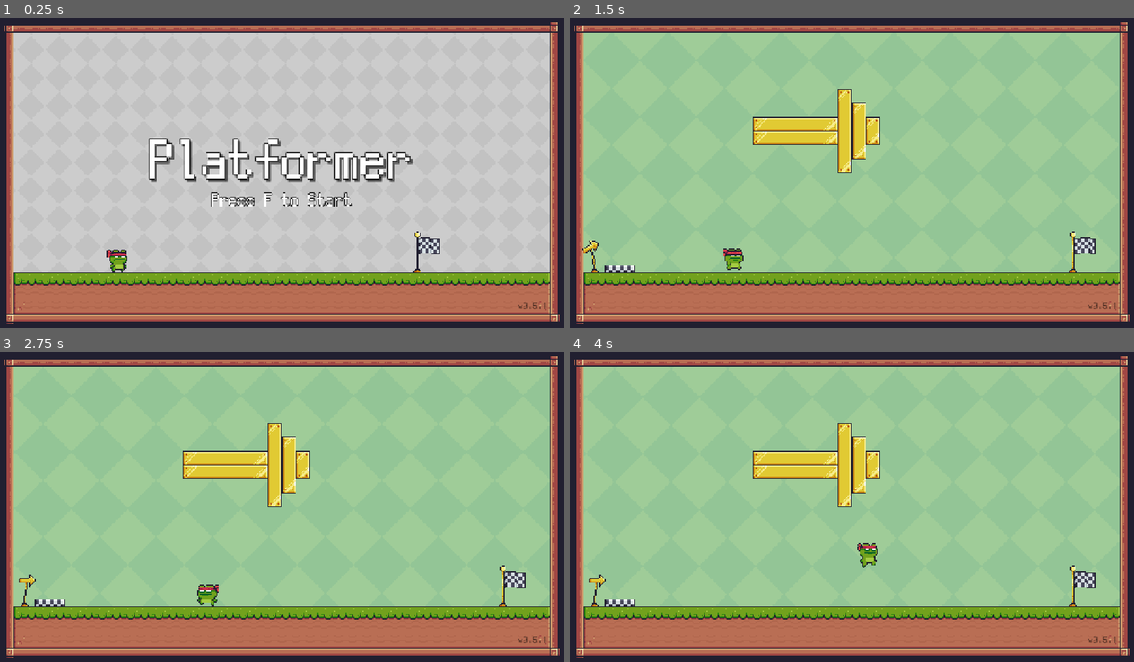
Above: before the commit, frames 1-4 (two rows, left to right).
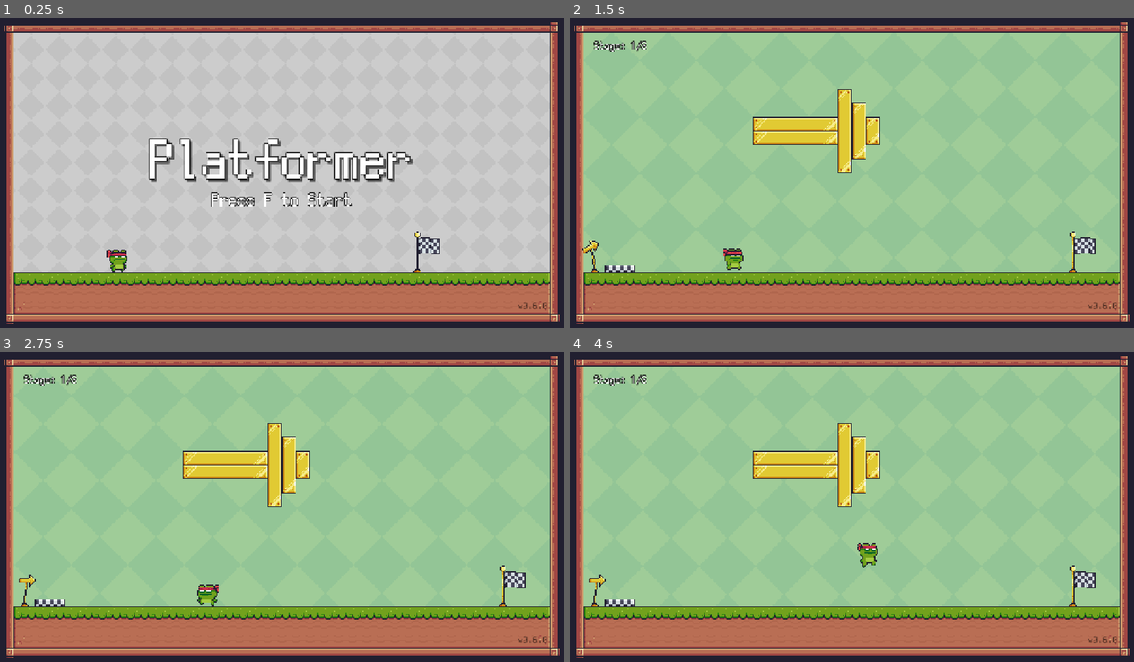
Above: after the commit, the same moments.

Repository: joshuafolkken/godot-2d-platformer
Game: Godot game, scene res://scenes/main.tscn
Same seed, same stepped clock (60 frames per second), same inputs: the game is played once before the commit and once after it.
Inputs:
- Up to frame 1 (0.25 s): no input
- Up to frame 2 (1.5 s): tap F (f) at 0.5, 0.6 s; hold D (right) from 0.53 s (still down); tap Space (jump) at 0.77 s; tap Shift (dash) at 1.35 s
- Up to frame 3 (2.75 s): tap Space (jump) at 1.52 s; tap F (f) at 1.55, 2.1 s; release D (right) at 2.03 s; hold A (left) from 2.03 s (still down)
- Up to frame 4 (4 s): release A (left) at 2.78 s; hold D (right) from 2.78 s (still down); tap F (f) at 2.85, 3.8 s; tap Space (jump) at 3.02, 3.77 s; tap Shift (dash) at 3.6 s

The runs differ from the first frame. In frame 1, less than 0.1% of the frame differs, in the area x 94-97%, y 91-94%; in frame 2, 0.2%, in the area x 4-97%, y 7-94%; in frame 3, 0.2%; in frame 4, 0.2%.

Commit message:
display stage count #62

Diff:
--- a/project.godot
+++ b/project.godot
@@ -11,7 +11,7 @@
 [application]
 
 config/name="Godot 2D Platformer"
-config/version="0.5.1"
+config/version="0.6.0"
 run/main_scene="uid://dfddsmhm3n04y"
 config/features=PackedStringArray("4.4", "Forward Plus")
 config/icon="res://icon.svg"
--- /dev/null
+++ b/scenes/stage.tscn
@@ -0,0 +1,24 @@
+[gd_scene load_steps=3 format=3 uid="uid://ct2dbo5n5mroc"]
+
+[ext_resource type="Script" uid="uid://s8igyrc4j5j" path="res://scripts/stage.gd" id="1_8rem4"]
+
+[sub_resource type="LabelSettings" id="LabelSettings_rdlus"]
+font_size = 24
+outline_size = 5
+outline_color = Color(0, 0, 0, 1)
+
+[node name="Stage" type="Control"]
+layout_mode = 3
+anchors_preset = 0
+offset_right = 40.0
+offset_bottom = 40.0
+script = ExtResource("1_8rem4")
+
+[node name="Label" type="Label" parent="."]
+layout_mode = 0
+offset_left = 56.0
+offset_top = 64.0
+offset_right = 200.0
+offset_bottom = 91.0
+text = "Stage: XX/YY"
+label_settings = SubResource("LabelSettings_rdlus")
--- a/scenes/stage_base.tscn
+++ b/scenes/stage_base.tscn
@@ -10,6 +10,7 @@
 [ext_resource type="PackedScene" uid="uid://byp6x8e3ljl7g" path="res://scenes/version.tscn" id="9_rdlus"]
 [ext_resource type="Texture2D" uid="uid://bkn5m1wjaq541" path="res://assets/Background/Green.png" id="9_u7iro"]
 [ext_resource type="PackedScene" uid="uid://drfk74s8f3rrj" path="res://scenes/hud.tscn" id="10_8xnx5"]
+[ext_resource type="PackedScene" uid="uid://ct2dbo5n5mroc" path="res://scenes/stage.tscn" id="11_rmpb6"]
 
 [node name="StageBase" type="Node2D"]
 script = ExtResource("1_dd2yu")
@@ -41,3 +42,5 @@
 [node name="Version" parent="CanvasLayer" instance=ExtResource("9_rdlus")]
 
 [node name="HUD" parent="CanvasLayer" instance=ExtResource("10_8xnx5")]
+
+[node name="Stage" parent="CanvasLayer" instance=ExtResource("11_rmpb6")]
--- a/scripts/singletons/game_manager.gd
+++ b/scripts/singletons/game_manager.gd
@@ -18,6 +18,10 @@
 
 func get_version() -> String:
 	return "v%s" % ProjectSettings.get_setting("application/config/version")
+
+
+func get_stage() -> String:
+	return "Stage: %d/%d" % [_current_stage + 1, STAGES.size()]
 
 
 func _change_scene(packed_scene: PackedScene) -> void:
--- /dev/null
+++ b/scripts/stage.gd
@@ -0,0 +1,7 @@
+extends Control
+
+
+# Called when the node enters the scene tree for the first time.
+func _ready() -> void:
+	var label: Label = $Label
+	label.text = GameManager.get_stage()
Not shown: 1 places in scenes/stage_base.tscn that only renumber resources
Not shown, added: scripts/stage.gd.uid
